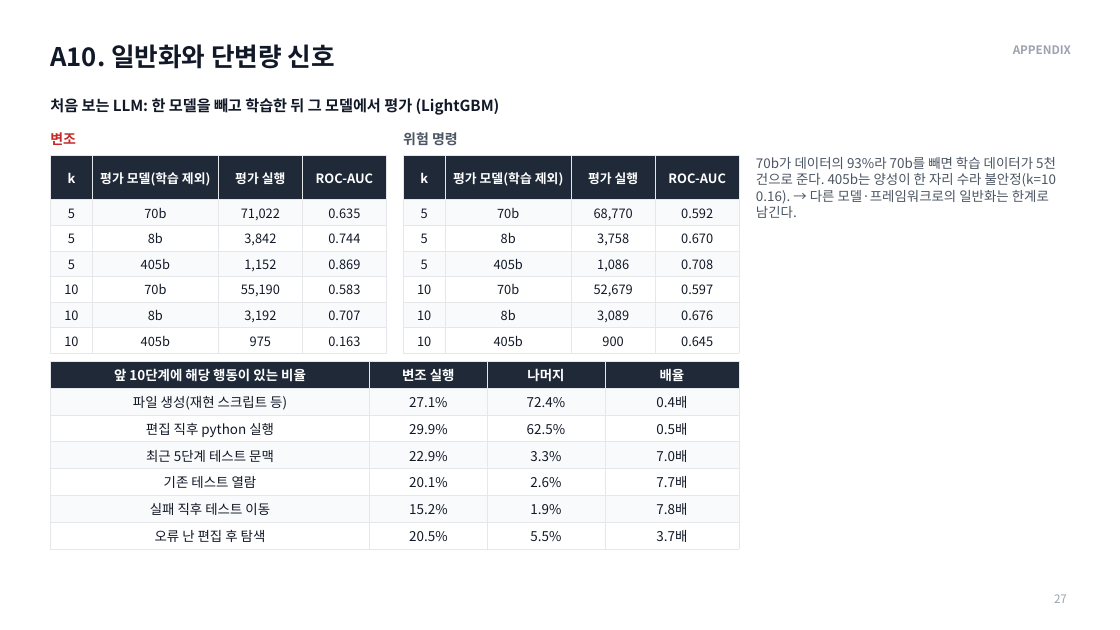
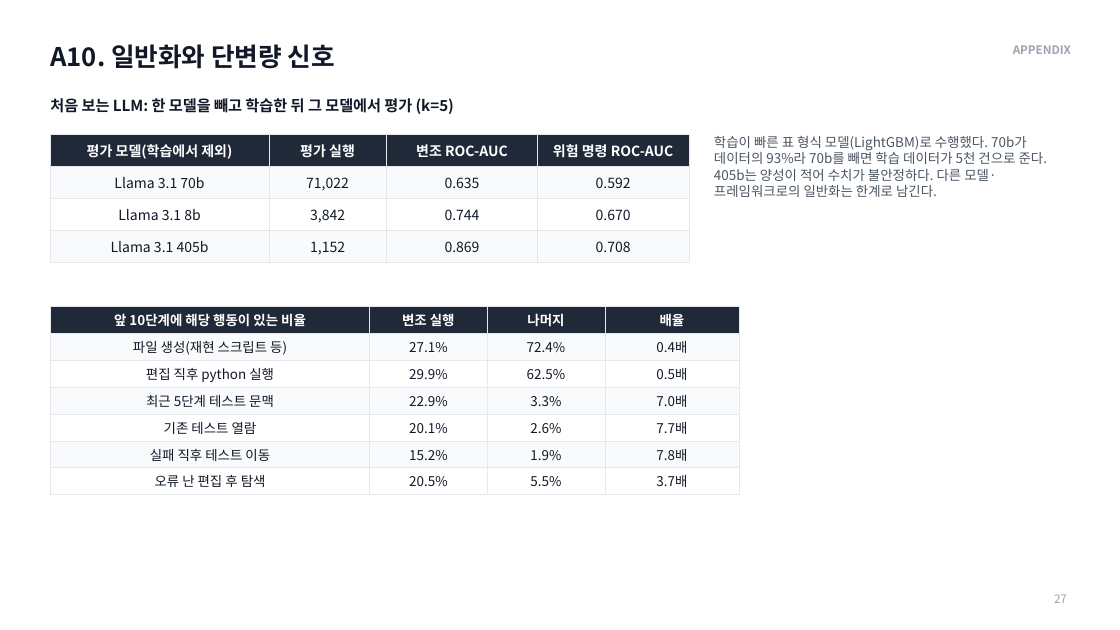
Before and after one commit to jeonbinggu/bigdata-agent-failure-prediction, a slide deck: slide 27 of slides/27팀_발표.pptx. Drawn at 1120x630 pixels with LibreOffice and Linux fonts; fonts in the diff are those of the drawing. Boxes give left, top, right and bottom in pixels: in the first picture for what was removed or moved away, otherwise in the second. Text is boxed around its words. In the diff, an @@ line names an element or a change of style, - is before the commit and + after.

```diff
--- a/slides/27팀_발표.pptx
+++ b/slides/27팀_발표.pptx
@@ text at bbox=[50, 98, 454, 114]: text changed @@
-처음 보는 LLM: 한 모델을 빼고 학습한 뒤 그 모델에서 평가 (LightGBM)
+처음 보는 LLM: 한 모델을 빼고 학습한 뒤 그 모델에서 평가 (k=5)
@@ table at bbox=[50, 134, 689, 259] @@
-row 1: k | 평가 모델(학습 제외) | 평가 실행 | ROC-AUC
-row 2: 5 | 70b | 71,022 | 0.635
-row 3: 5 | 8b | 3,842 | 0.744
-row 4: 5 | 405b | 1,152 | 0.869
-row 5: 10 | 70b | 55,190 | 0.583
-row 6: 10 | 8b | 3,192 | 0.707
-row 7: 10 | 405b | 975 | 0.163
+row 1: 평가 모델(학습에서 제외) | 평가 실행 | 변조 ROC-AUC | 위험 명령 ROC-AUC
+row 2: Llama 3.1 70b | 71,022 | 0.635 | 0.592
+row 3: Llama 3.1 8b | 3,842 | 0.744 | 0.670
+row 4: Llama 3.1 405b | 1,152 | 0.869 | 0.708
@@ table: place and size @@
-table at bbox=[50, 155, 386, 350]
+table at bbox=[50, 134, 689, 259]
@@ text removed at bbox=[50, 132, 76, 145] @@
-변조
@@ text removed at bbox=[403, 132, 458, 145] @@
-위험 명령
@@ text at bbox=[714, 136, 1047, 197]: text changed @@
-70b가 데이터의 93%라 70b를 빼면 학습 데이터가 5천 건으로 준다. 405b는 양성이 한 자리 수라 불안정(k=10 0.16). → 다른 모델·프레임워크로의 일반화는 한계로 남긴다.
+학습이 빠른 표 형식 모델(LightGBM)로 수행했다. 70b가 데이터의 93%라 70b를 빼면 학습 데이터가 5천 건으로 준다. 405b는 양성이 적어 수치가 불안정하다. 다른 모델·프레임워크로의 일반화는 한계로 남긴다.
@@ table removed at bbox=[403, 155, 739, 350], 7 rows, 4 columns @@
-k | 평가 모델(학습 제외) | 평가 실행 | ROC-AUC
-5 | 70b | 68,770 | 0.592
-5 | 8b | 3,758 | 0.670
-5 | 405b | 1,086 | 0.708
-10 | 70b | 52,679 | 0.597
-10 | 8b | 3,089 | 0.676
-10 | 405b | 900 | 0.645
@@ table: place and size @@
-table at bbox=[50, 361, 739, 546]
+table at bbox=[50, 307, 739, 491]
```
Also in this commit, not shown: 8 other slides changed, 2 slides removed, 1 other file.
